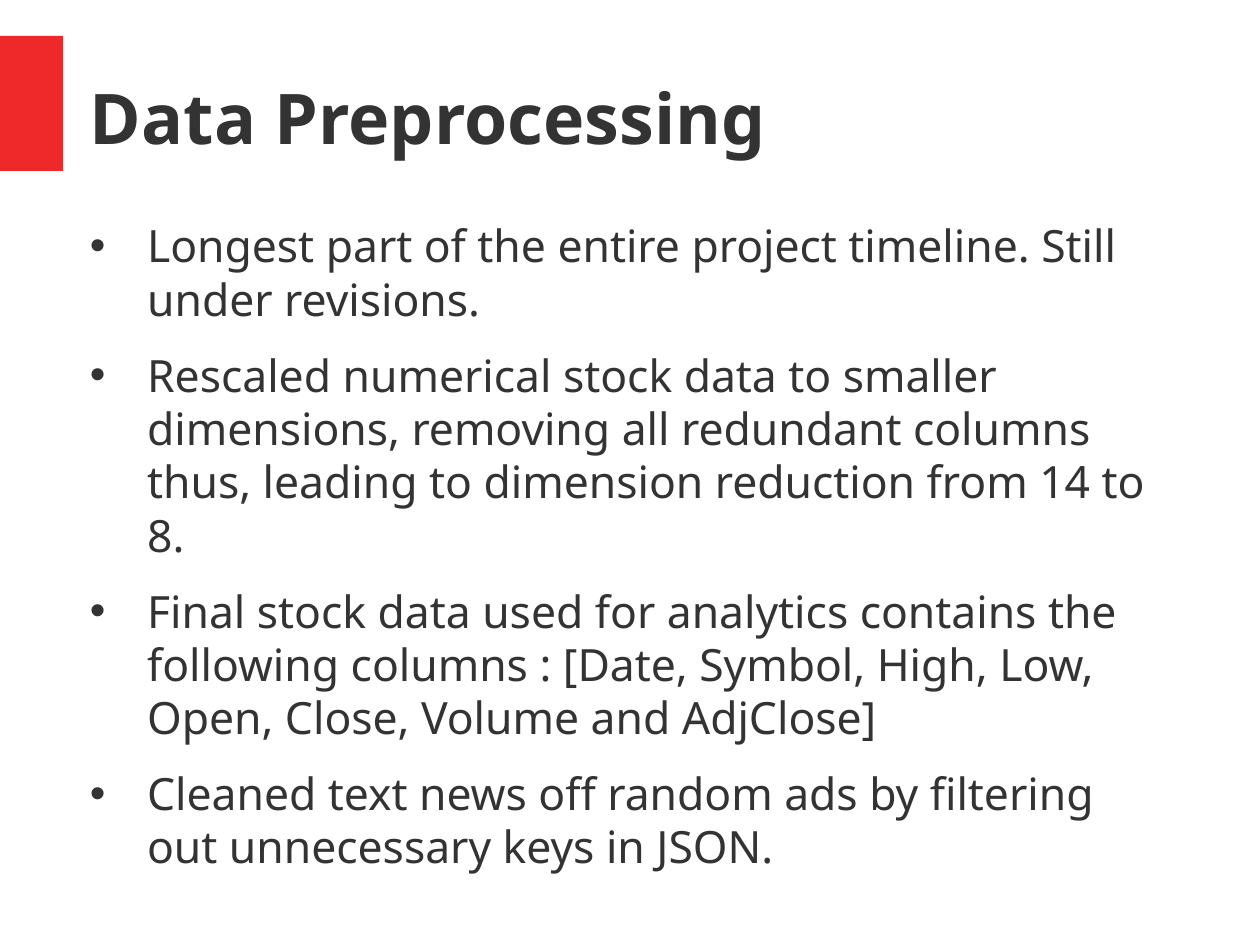
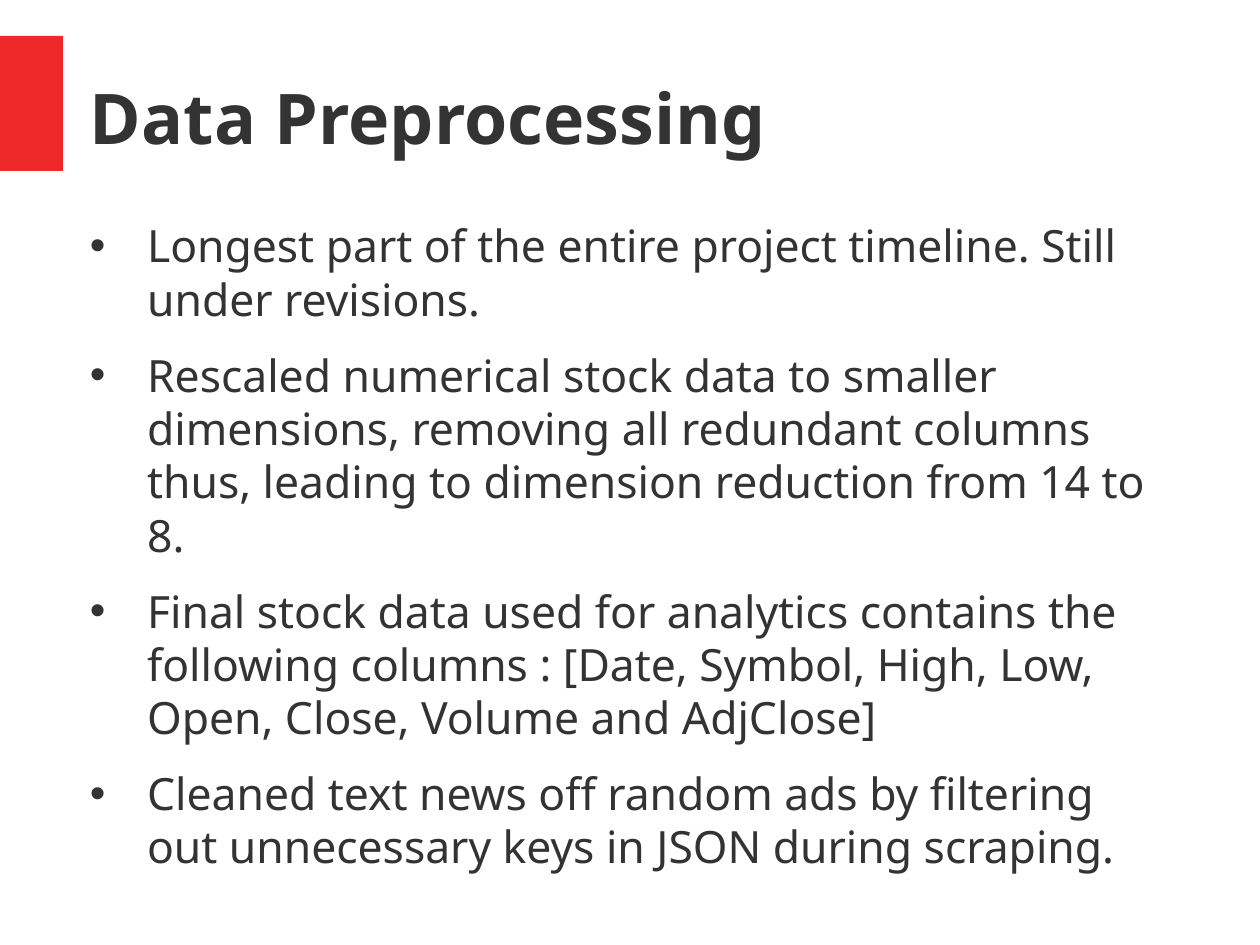
Before and after one commit to Ronet05/Stock-Market-Prediction-using-text-news-on-Deep-Learning-Architecture, a slide deck: slide 13 of Review 2.pptx (slide 8 before the commit). Drawn at 1260x945 pixels with LibreOffice and Linux fonts; fonts in the diff are those of the drawing. Boxes give left, top, right and bottom in pixels: in the first picture for what was removed or moved away, otherwise in the second. Text is boxed around its words. In the diff, an @@ line names an element or a change of style, - is before the commit and + after.

```diff
--- a/Review 2.pptx
+++ b/Review 2.pptx
@@ text at (147, 776, 1114, 874): text changed @@
-• Cleaned text news off random ads by filtering out unnecessary keys in JSON.
+• Cleaned text news off random ads by filtering out unnecessary keys in JSON during scraping.
```
Also in this commit, not shown: 1 other slide changed, 6 slides added, 4 other files.
